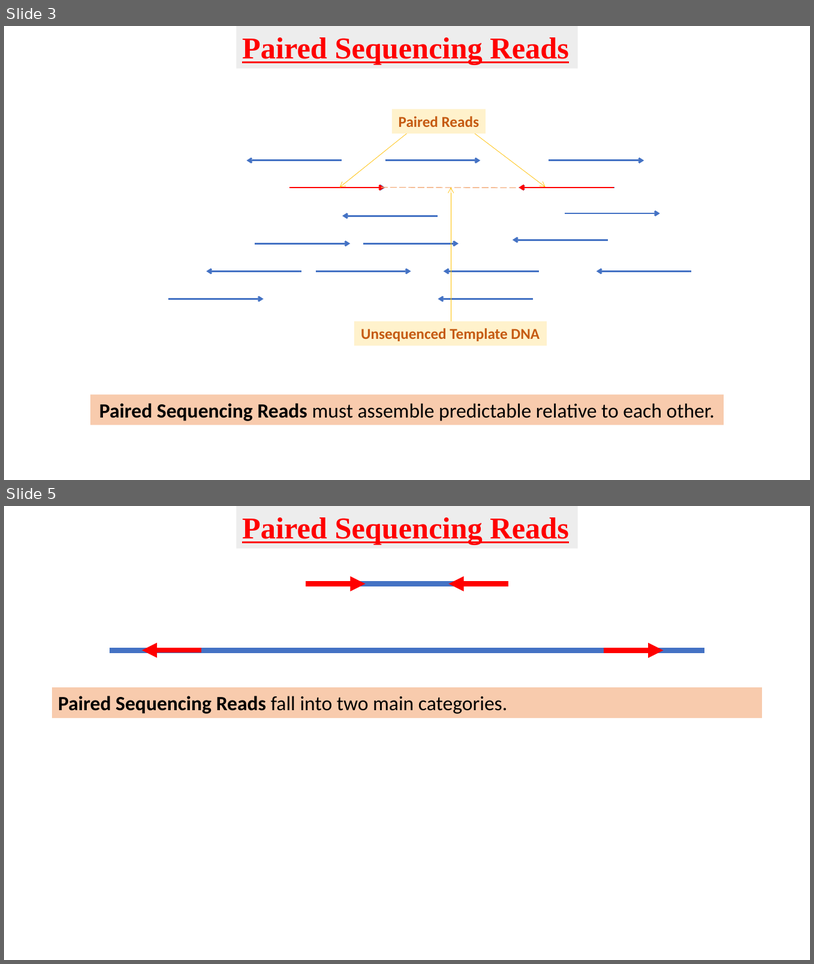
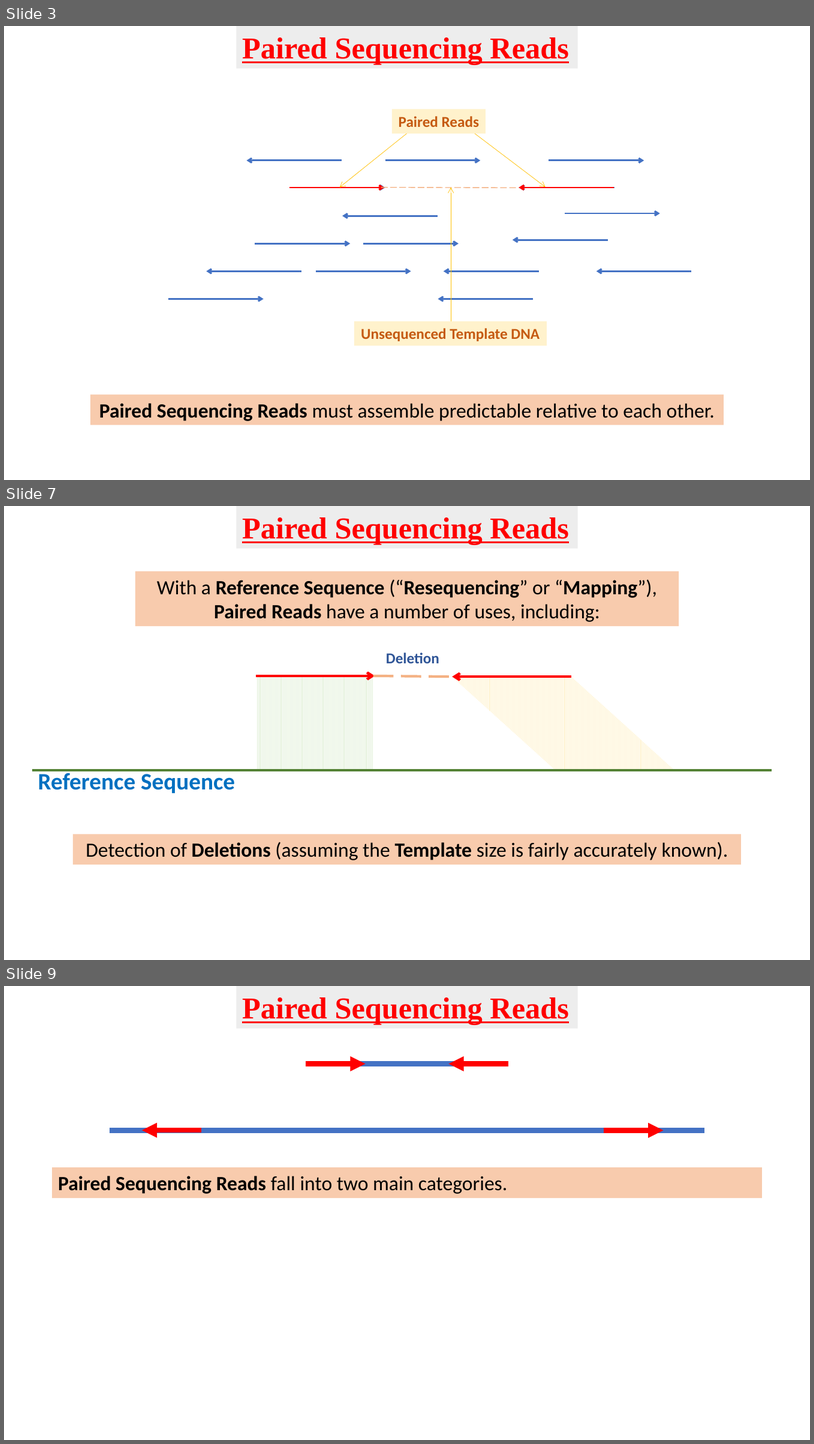
Before and after one commit to BioinformaticsTraining/Introduction-to-Bioinformatics, a slide deck: Flip Presentations/NGS_Intro/BAM_CIGAR/BAM_CIGAR.pptx. Shown one above the other, each under a label of ours: slides 3 and 5 before the commit, slides 3, 7 and 9 after it; the slides between them are not shown. The pictures are 814x964 and 814x1444 pixels, drawn with LibreOffice and Linux fonts; fonts in the diff are those of the drawing. Boxes give left, top, right and bottom in pixels: in the first picture for what was removed or moved away, otherwise in the second. Text is boxed around its words. In the diff, an @@ line names an element or a change of style, - is before the commit and + after.

```diff
--- a/Flip Presentations/NGS_Intro/BAM_CIGAR/BAM_CIGAR.pptx
+++ b/Flip Presentations/NGS_Intro/BAM_CIGAR/BAM_CIGAR.pptx
@@ slide 7 added at <box>4,506,810,960</box>, background #FFFFFF @@
@@ rectangle added at <box>236,506,578,549</box>, fill #EDEDED, 36 pt, text #FF0000, bold, underline @@
+Paired Sequencing Reads
@@ rectangle added at <box>135,571,679,627</box>, fill #F8CBAD, 24 pt, text #000000, bold @@
+With a Reference Sequence (“Resequencing” or “Mapping”),
+Paired Reads have a number of uses, including:
@@ text added at <box>386,652,440,663</box>, 18 pt, text #2F5597, bold @@
+Deletion
@@ rectangle added at <box>256,676,374,771</box>, fill pattern #E2F0D9 on #FFFFFF @@
@@ arrow added from (256, 676) to (375, 676), #FF0000 3 pt @@
@@ line added from (374, 676) to (452, 676), #F4B183 3 pt dashed @@
@@ parallelogram added at <box>452,676,675,770</box>, fill pattern #FFF2CC on #FFFFFF @@
@@ arrow added from (572, 676) to (452, 676), #FF0000 3 pt @@
@@ line added from (32, 770) to (772, 770), #548235 3 pt @@
@@ text added at <box>38,769,235,793</box>, 28 pt, text #0070C0, bold @@
+Reference Sequence
@@ rectangle added at <box>73,834,741,864</box>, fill #F8CBAD, 24 pt, text #000000 @@
+Detection of Deletions (assuming the Template size is fairly accurately known).
@@ what was slide 5 is now slide 9 @@
```
Also in this commit, not shown: 2 slides changed, 3 other slides added, 2 slides removed.
